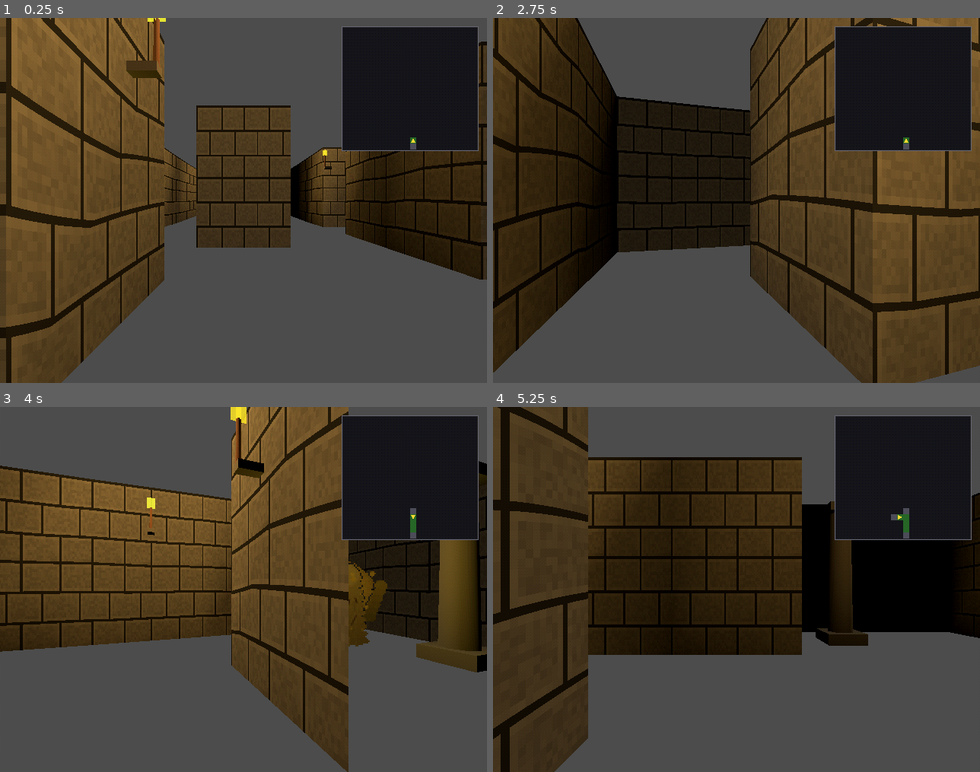
Above: before the commit, frames 1-4 (two rows, left to right).
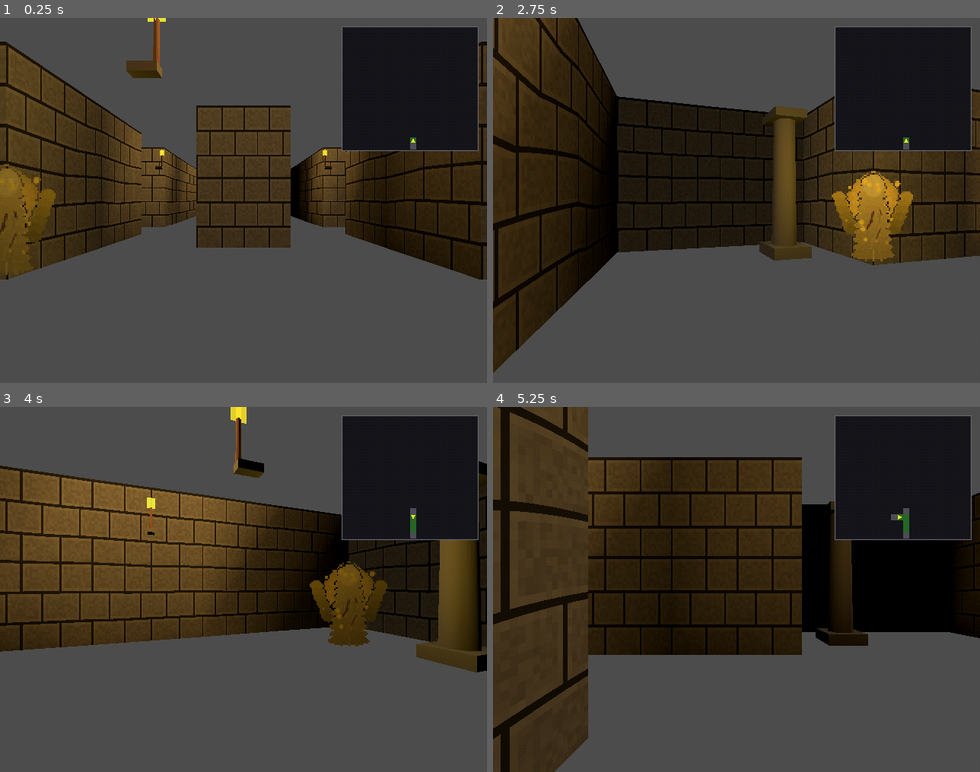
Above: after the commit, the same moments.

Repository: compacitator-stack/PredestinationRPG
Game: Godot game, scene res://scenes/test_room.tscn
The game is run twice, just before and just after one commit, with the same random seed, the same clock (stepped at 60 frames per second) and the same inputs. Sound files missing from this copy of the repository are replaced by a short silence.
Inputs:
- Up to frame 1 (0.25 s): no input
- Up to frame 2 (2.75 s): tap Enter (ui_accept) at 0.5, 0.77, 1.52, 2 s; hold D (turn_right) 0.53-1.28 s; tap E (interact) at 0.6, 1.55, 2.1 s; hold S (move_backward) 1.28-2.03 s; tap 3 (compendium_key) at 1.35 s; hold D (turn_right) from 2.03 s (still down)
- Up to frame 3 (4 s): release D (turn_right) at 2.78 s; hold W (move_forward) 2.78-3.53 s; tap 2 (invest_key) at 2.85 s; tap Enter (ui_accept) at 3.02, 3.77 s; tap E (interact) at 3.05, 3.8 s; hold A (turn_left) from 3.53 s (still down); tap 1 (swap_key) at 3.6 s
- Up to frame 4 (5.25 s): tap E (interact) at 4.35 s; tap Enter (ui_accept) at 4.52 s; release A (turn_left) at 5.03 s; hold S (move_backward) from 5.03 s (still down); tap 3 (compendium_key) at 5.1 s

The runs differ from the first frame. In frame 1, 27% of the frame differs, in the area x 0-34%, y 0-100%; in frame 2, 30%, in the area x 52-100%, y 0-100%; in frame 3, 19%; in frame 4, nothing differs.

Commit message:
Polish pass: altar music plays while paused, decrees re-arm per battle
- AudioManager runs with PROCESS_MODE_ALWAYS so music and fade tweens
  keep running while the tree is paused (altar menu / dialogues). The
  altar track now actually plays during Book of Decrees editing.
- Dungeon walls generate from the raw tilemap (wall / OOB only) instead
  of from is_walkable(), which treats NPC / altar / pillar tiles as
  blocked and was spawning a "paper-thin wall" between the player and
  any such tile processed earlier in the build loop.
- Wounded Celestialite says "..." on every interaction after granting
  the Gallant Decree, instead of replaying the full hand-off script.
- Decrees reset their `spent` flag at the start of every battle
  (standard + boss), not only on altar visits — they're standing
  orders, not one-shots.

Co-Authored-By: Claude Opus 4.7 <noreply@anthropic.com>

Diff:
--- a/scripts/audio_manager.gd
+++ b/scripts/audio_manager.gd
@@ -35,14 +35,20 @@
 
 
 func _ready() -> void:
+	# Audio must keep playing (and fade tweens must keep running) while the
+	# tree is paused — altar menu / dialogues pause the tree but still want music.
+	process_mode = Node.PROCESS_MODE_ALWAYS
+
 	_music_player = AudioStreamPlayer.new()
 	_music_player.bus = "Master"
 	_music_player.volume_db = MUSIC_VOLUME_DB
+	_music_player.process_mode = Node.PROCESS_MODE_ALWAYS
 	add_child(_music_player)
 
 	_jingle_player = AudioStreamPlayer.new()
 	_jingle_player.bus = "Master"
 	_jingle_player.volume_db = JINGLE_VOLUME_DB
+	_jingle_player.process_mode = Node.PROCESS_MODE_ALWAYS
 	add_child(_jingle_player)
 
 
@@ -76,6 +82,7 @@
 		_music_player.volume_db = -40.0
 		_music_player.play()
 		_fade_tween = create_tween()
+		_fade_tween.set_pause_mode(Tween.TWEEN_PAUSE_PROCESS)
 		_fade_tween.tween_property(_music_player, "volume_db", MUSIC_VOLUME_DB, FADE_DURATION)
 	else:
 		_music_player.volume_db = MUSIC_VOLUME_DB
@@ -91,6 +98,7 @@
 
 	if fade_out:
 		_fade_tween = create_tween()
+		_fade_tween.set_pause_mode(Tween.TWEEN_PAUSE_PROCESS)
 		_fade_tween.tween_property(_music_player, "volume_db", -40.0, FADE_DURATION)
 		_fade_tween.tween_callback(_music_player.stop)
 		_fade_tween.tween_callback(func() -> void: _current_track = "")
--- a/scripts/dungeon_map.gd
+++ b/scripts/dungeon_map.gd
@@ -266,8 +266,15 @@
 	var half := tile_size / 2.0
 	var wall_y := wall_height / 2.0
 
+	# Walls are rendered against the raw map (tile-type 1 or out-of-bounds).
+	# Do NOT use is_walkable() here — it returns false for NPC/altar/pillar
+	# tiles (they're in blocked_tiles), but those are open spaces visually,
+	# interacted with by facing. Using is_walkable() would render a
+	# "paper-thin wall" between the player and any NPC/altar tile that
+	# happened to be processed earlier in the build loop.
+
 	# North (y-1)
-	if not is_walkable(Vector2i(x, y - 1)):
+	if _is_wall_tile(x, y - 1):
 		var wall := MeshInstance3D.new()
 		wall.mesh = _wall_mesh
 		wall.material_override = wall_material
@@ -275,7 +282,7 @@
 		parent.add_child(wall)
 
 	# South (y+1)
-	if not is_walkable(Vector2i(x, y + 1)):
+	if _is_wall_tile(x, y + 1):
 		var wall := MeshInstance3D.new()
 		wall.mesh = _wall_mesh
 		wall.material_override = wall_material
@@ -284,7 +291,7 @@
 		parent.add_child(wall)
 
 	# West (x-1)
-	if not is_walkable(Vector2i(x - 1, y)):
+	if _is_wall_tile(x - 1, y):
 		var wall := MeshInstance3D.new()
 		wall.mesh = _wall_mesh
 		wall.material_override = wall_material
@@ -293,13 +300,19 @@
 		parent.add_child(wall)
 
 	# East (x+1)
-	if not is_walkable(Vector2i(x + 1, y)):
+	if _is_wall_tile(x + 1, y):
 		var wall := MeshInstance3D.new()
 		wall.mesh = _wall_mesh
 		wall.material_override = wall_material
 		wall.position = center + Vector3(half, wall_y, 0)
 		wall.rotation_degrees.y = -90.0
 		parent.add_child(wall)
+
+
+func _is_wall_tile(x: int, y: int) -> bool:
+	if x < 0 or x >= map_width or y < 0 or y >= map_height:
+		return true
+	return not (map_data[y][x] in FloorData.WALKABLE_TILES)
 
 
 func _spawn_altar_marker(parent: Node3D, x: int, y: int) -> void:
--- a/scripts/game_manager.gd
+++ b/scripts/game_manager.gd
@@ -135,6 +135,8 @@
 		_player.battle_active = true
 	if _automap:
 		_automap.visible = false
+	# Decrees re-arm every battle — they're standing orders, not single-use.
+	DecreeSystem.reset_spent()
 	AudioManager.play_battle_music()
 
 	# Use zone-specific encounter table if the player's tile has one, else floor default
@@ -222,10 +224,18 @@
 	_menu_open = true
 	var dlg := NpcDialogueScript.new()
 	dlg.npc_name = npc_data.get("name", "???")
-	dlg.dialogue_lines = npc_data.get("dialogue", [])
 	var grants_gallant := (npc_pos == FIRST_NPC_POS
 			and FloorData.current_floor == 0
 			and not first_decree_granted)
+	var already_granted := (npc_pos == FIRST_NPC_POS
+			and FloorData.current_floor == 0
+			and first_decree_granted)
+	if already_granted:
+		# Celestialite has already spoken her piece and delivered the Decree.
+		# On subsequent talks she has nothing left to say.
+		dlg.dialogue_lines = [{"text": "..."}]
+	else:
+		dlg.dialogue_lines = npc_data.get("dialogue", [])
 	if grants_gallant:
 		dlg.closed.connect(_on_gallant_decree_granted)
 	else:
@@ -295,6 +305,8 @@
 		_player.battle_active = true
 	if _automap:
 		_automap.visible = false
+	# Decrees re-arm every battle — they're standing orders, not single-use.
+	DecreeSystem.reset_spent()
 	AudioManager.play_boss_music(creature_id)
 
 	var boss := CombatData.create_creature(creature_id)
